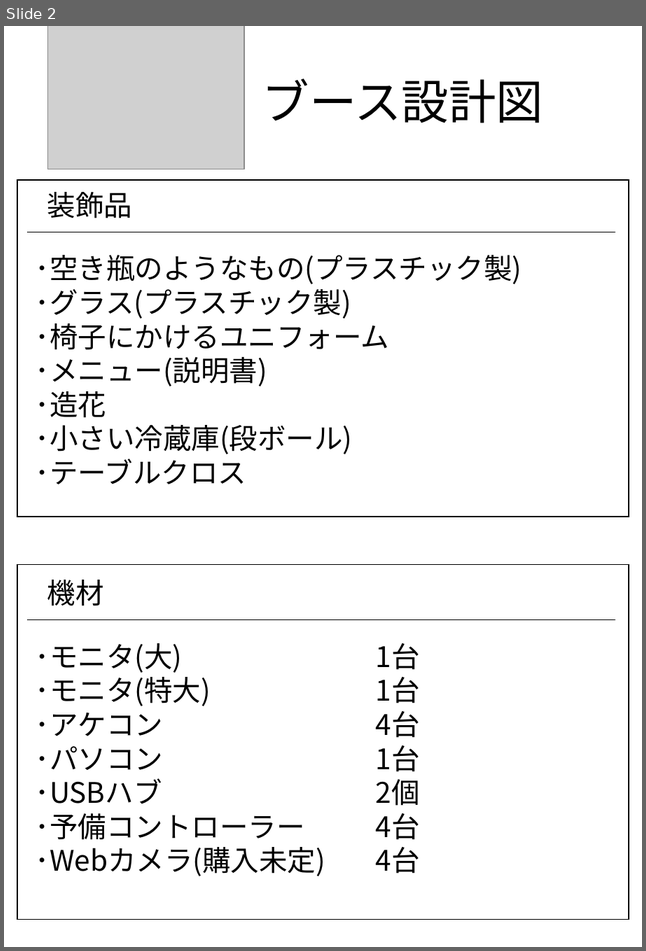
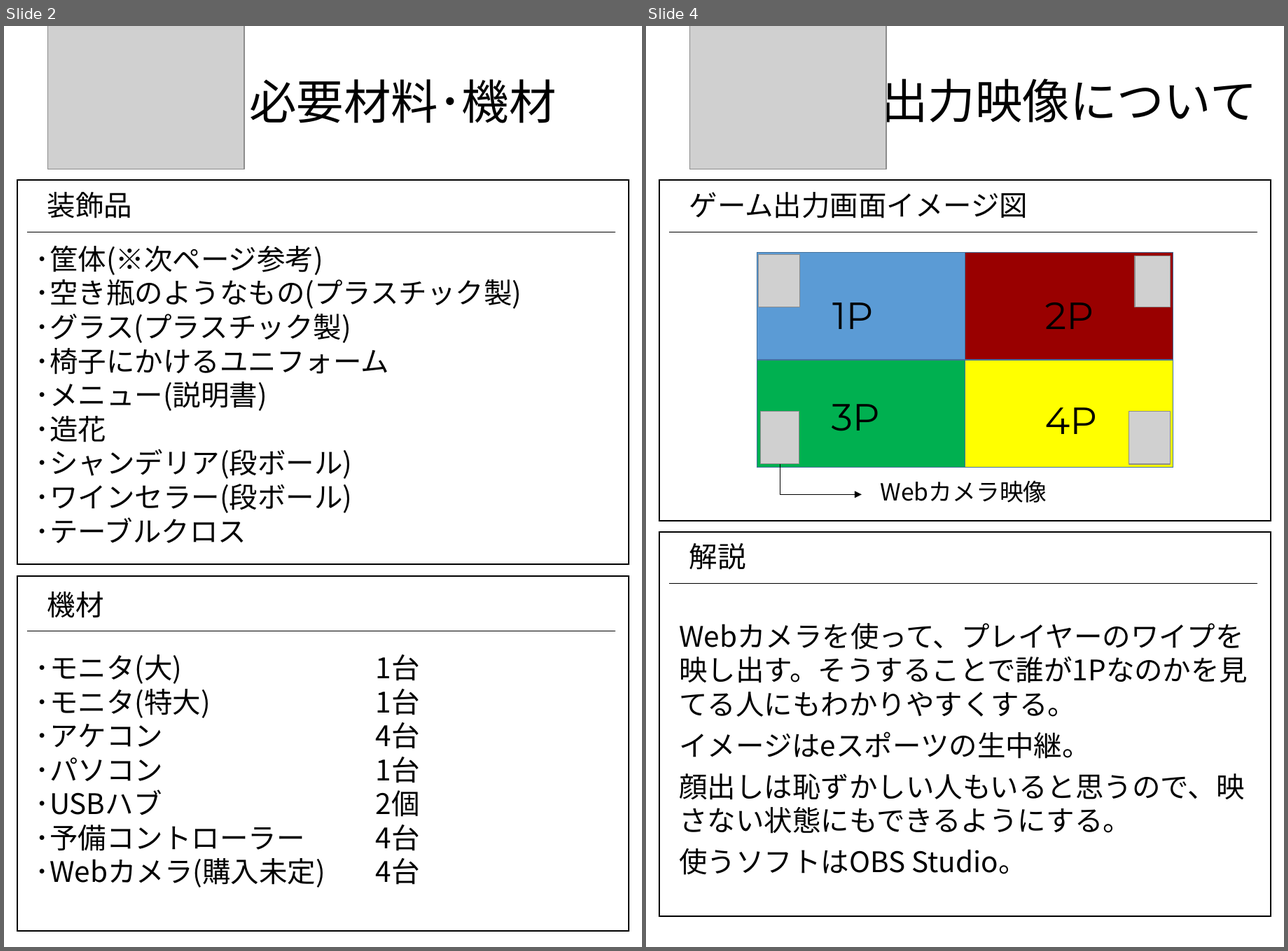
Before and after one commit to HodakaNiwa/TeamC-Graduate-work, a slide deck: ブース設計図/ブース設計図.pptx. Shown side by side, each under a label of ours: slide 2 before the commit, slides 2 and 4 after it; the slides between them are not shown. The pictures are 646x951 and 1288x951 pixels, drawn with LibreOffice and Linux fonts; fonts in the diff are those of the drawing; grey boxes stand for pictures. Boxes give left, top, right and bottom in pixels: in the first picture for what was removed or moved away, otherwise in the second. Text is boxed around its words. In the diff, an @@ line names an element or a change of style, - is before the commit and + after.

Commit message:
Update ブース設計図.pptx
ブース設計図･改改

```diff
--- a/ブース設計図/ブース設計図.pptx
+++ b/ブース設計図/ブース設計図.pptx
@@ slide 4 added at box(646, 26, 1284, 947), background #FFFFFF @@
@@ picture added at box(689, 26, 886, 169) @@
@@ title added at box(880, 71, 1256, 131), 40 pt, text #000000 @@
+出力映像について
@@ rectangle added at box(659, 180, 1271, 521), fill #FFFFFF, outline #000000 1 pt, 18 pt, text #FFFFFF @@
+あああ
@@ text added at box(689, 192, 1028, 218), 24 pt, text #000000 @@
+ゲーム出力画面イメージ図
@@ line added from (669, 232) to (1257, 232), #000000 0.5 pt @@
@@ group added at box(757, 252, 1173, 467): 4 rectangles, 4 texts, 4 pictures @@
+1P
+2P
+3P
+4P
@@ elbow arrow added from (780, 464) to (861, 494), #000000 0.5 pt @@
@@ text added at box(880, 480, 1046, 503), 20 pt, text #000000 @@
+Webカメラ映像
@@ rectangle added at box(659, 532, 1271, 916), fill #FFFFFF, outline #000000 1 pt, 18 pt, text #FFFFFF @@
+あああ
@@ text added at box(689, 543, 746, 570), 24 pt, text #000000 @@
+解説
@@ line added from (669, 584) to (1257, 584), #000000 0.5 pt @@
@@ text added at box(679, 623, 1247, 875), 24 pt, text #000000 @@
+Webカメラを使って、プレイヤーのワイプを映し出す。そうすることで誰が1Pなのかを見てる人にもわかりやすくする。
+イメージはeスポーツの生中継。
+顔出しは恥ずかしい人もいると思うので、映さない状態にもできるようにする。
+使うソフトはOBS Studio。
@@ slide 2 changed as well @@
@@ title at box(249, 79, 556, 123): text changed @@
-ブース設計図
+必要材料･機材
@@ rectangle "あああ": place and size @@
-rectangle "あああ" at box(17, 180, 629, 517)
+rectangle "あああ" at box(17, 180, 629, 564)
@@ text "･筐体(※次ページ参考)": place and size @@
-text "･筐体(※次ページ参考)" at box(35, 255, 522, 484)
+text "･筐体(※次ページ参考)" at box(35, 246, 522, 543)
@@ text at box(35, 246, 323, 275): paragraph added @@
+･筐体(※次ページ参考)
@@ text at box(35, 449, 353, 513): text changed @@
-･小さい冷蔵庫(段ボール)
+･シャンデリア(段ボール)
+･ワインセラー(段ボール)
@@ 2 texts, 1 rectangle, 1 line: place and size @@
-2 texts, 1 rectangle, 1 line at box(17, 565, 629, 920)
+2 texts, 1 rectangle, 1 line at box(17, 576, 629, 930)
```
Also in this commit, not shown: 1 other slide changed, 1 other slide added.
